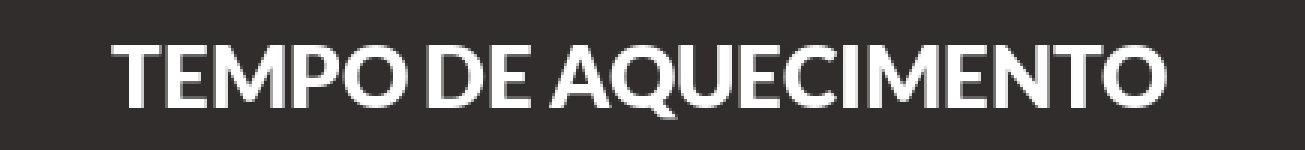
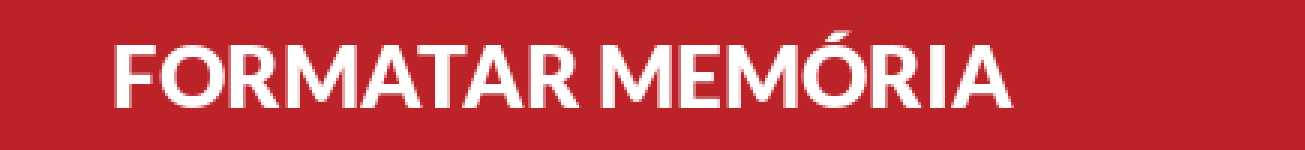
Two versions of the same layered image (1305 × 150). Layer-by-layer changes:
added layer "FORMATAR MEMORIA" above "TOLERÂNCIA DE ARCO" over 114, 30, 1014, 108
hid "TEMPO DE AQUECIMENTO" over 111, 45, 1167, 120
painted on "Background" over 0, 0, 1305, 150
